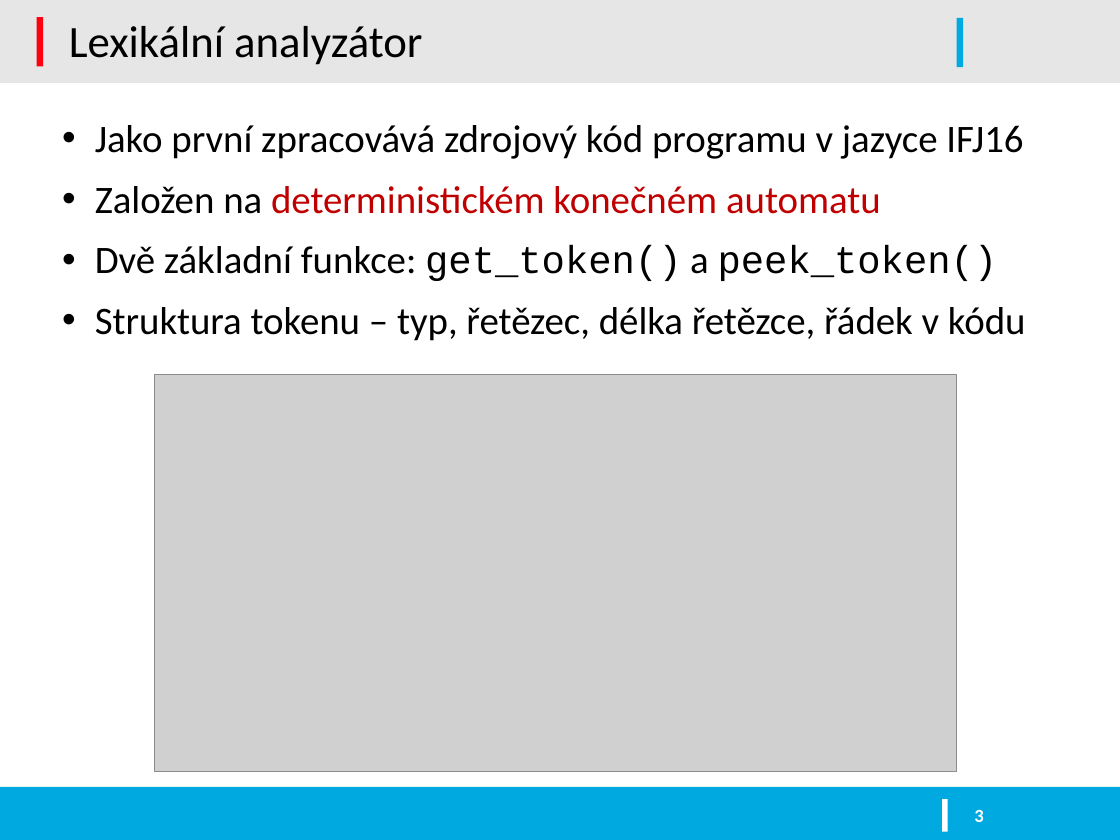
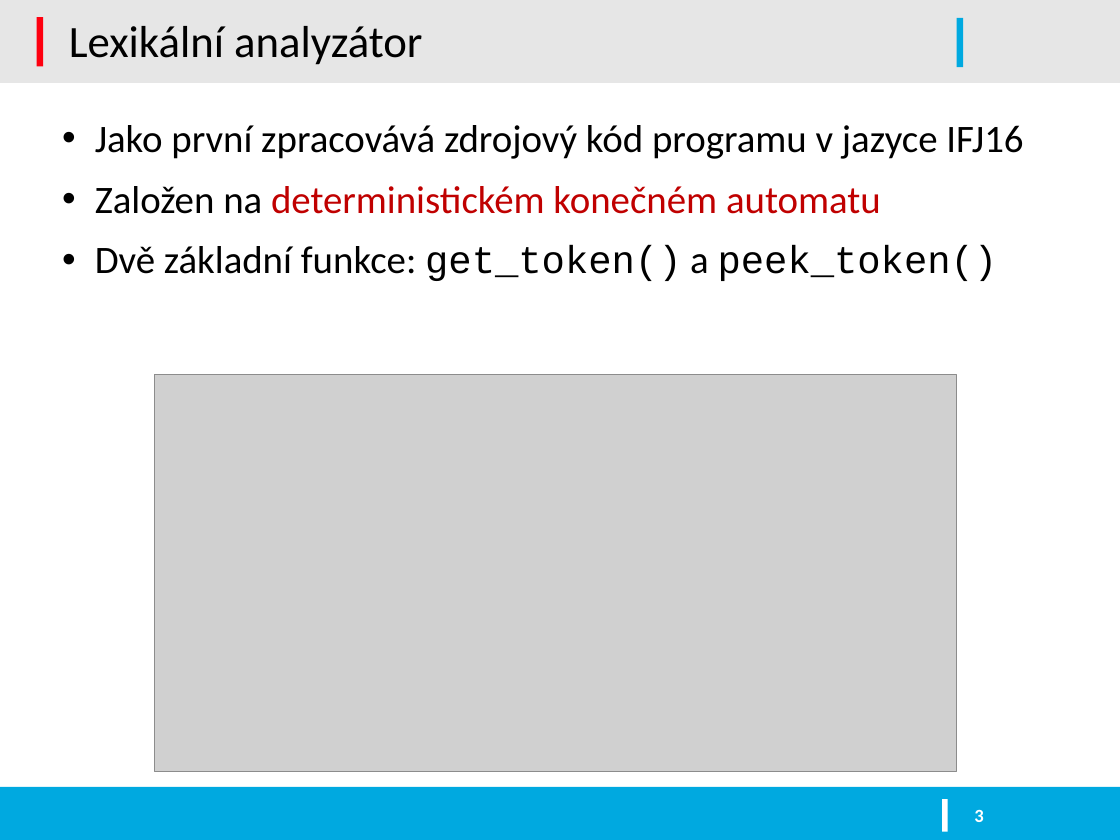
Before and after one commit to kysel/IFJ16, a slide deck: slide 3 of docs/prezentace.pptx. Drawn at 1120x840 pixels with LibreOffice and Linux fonts; fonts in the diff are those of the drawing; grey boxes stand for pictures; background and template pictures are left out. Boxes give left, top, right and bottom in pixels: in the first picture for what was removed or moved away, otherwise in the second. Text is boxed around its words. In the diff, an @@ line names an element or a change of style, - is before the commit and + after.

```diff
--- a/docs/prezentace.pptx
+++ b/docs/prezentace.pptx
@@ text at box(95, 307, 1026, 341): paragraph removed @@
-• Struktura tokenu – typ, řetězec, délka řetězce, řádek v kódu
```
Also in this commit, not shown: 1 other slide changed.
